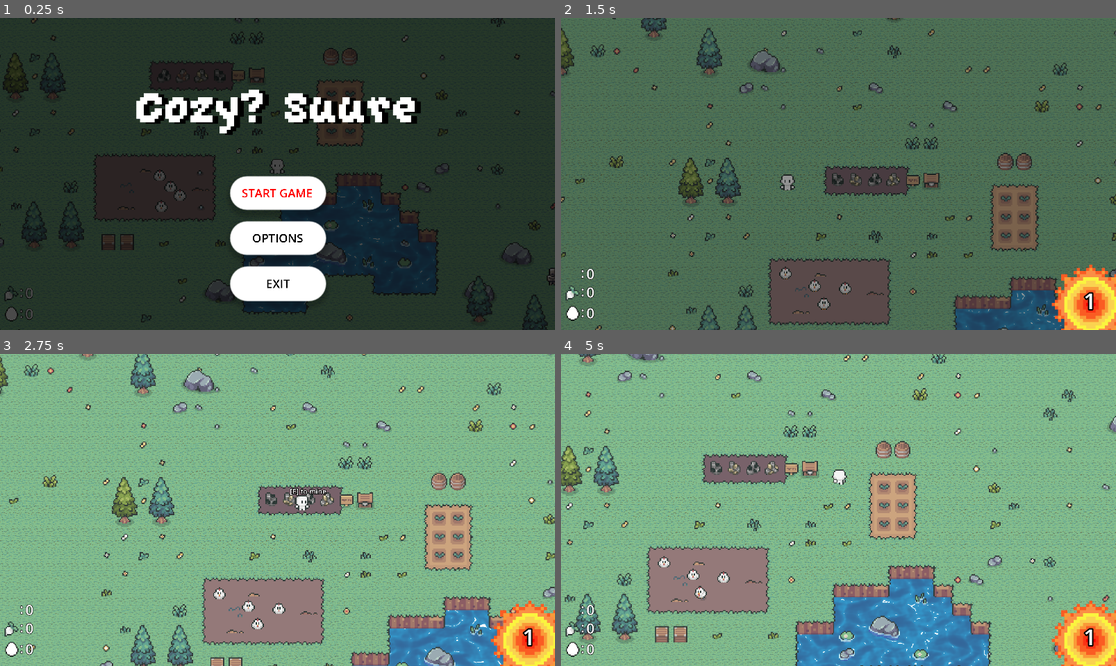
Above: before the commit, frames 1-4 (two rows, left to right).
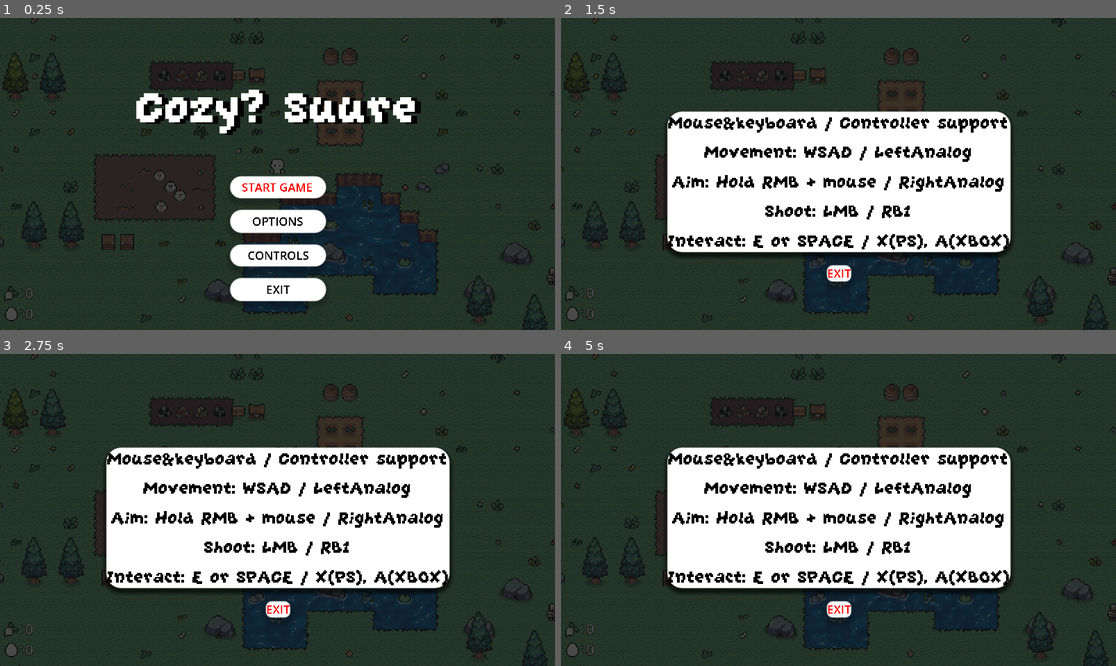
Above: after the commit, the same moments.

Repository: Lord-of-Madness/GameJam2024
Game: Godot game, scene res://Scenes/main_menu.tscn
Same seed, same stepped clock (60 frames per second), same inputs: the game is played once before the commit and once after it. The engine's default icon, where the game draws it, is replaced by a stand-in: a white triangle on a blue panel in a dark square.
Inputs (mouse positions are in pixels of both pictures, inside the frame that each line leads up to):
- Up to frame 1 (0.25 s): no input
- Up to frame 2 (1.5 s): click (838, 255) at 0.5 s, where only the run after the commit has a clickable "CONTROLS"; click (838, 192) at 1.25 s, where only the run before the commit has a clickable "START GAME"
- Up to frame 3 (2.75 s): move the mouse to (399, 494) at 2.02 s; hold D (right) from 2.03 s (still down); hold Right mouse button (Aim) from 2.03 s (still down); click (399, 494) at 2.3 s
- Up to frame 4 (5 s): move the mouse to (727, 525) at 2.77 s; release D (right) at 2.78 s; release Right mouse button (Aim) at 2.78 s; hold S (down) 2.78-3.53 s; click (727, 525) at 2.85 s; right-click (727, 525) at 3.05 s; move the mouse to (894, 441) at 3.52 s; hold D (right) 3.53-4.28 s; hold Right mouse button (Aim) 3.53-4.28 s; click (894, 441) at 3.8 s; move the mouse to (810, 572) at 4.27 s; hold W (up) from 4.28 s (still down); click (810, 572) at 4.35 s; right-click (810, 572) at 4.55 s

The runs differ from the first frame. In frame 1, 3.9% of the frame differs, in the area x 41-59%, y 50-91%; in frame 2, 98%; in frame 3, 99%, in the area x 0-100%, y 0-100%; in frame 4, 99%.

Commit message:
Adding Controls_menu.tscn Adding useful exports

Diff:
--- /dev/null
+++ b/Scenes/Controls_menu.tscn
@@ -0,0 +1,121 @@
+[gd_scene load_steps=11 format=3 uid="uid://cnktx3401iyrj"]
+
+[ext_resource type="Script" path="res://Scripts/controls_menu.gd" id="1_ommph"]
+[ext_resource type="Texture2D" uid="uid://016a6jsty1i2" path="res://Art/menu_background1.png" id="2_qemk8"]
+[ext_resource type="Theme" uid="uid://n55nu4mrrfvt" path="res://Art/Themes/MenuTheme.tres" id="3_k78ga"]
+[ext_resource type="FontFile" uid="uid://41unicm4l3x" path="res://Art/Fonts/GrapeSoda.ttf" id="4_fp2jl"]
+
+[sub_resource type="StyleBoxTexture" id="StyleBoxTexture_i7qqk"]
+texture = ExtResource("2_qemk8")
+modulate_color = Color(0.290196, 0.290196, 0.290196, 1)
+
+[sub_resource type="StyleBoxFlat" id="StyleBoxFlat_pnt5g"]
+bg_color = Color(1, 1, 1, 1)
+corner_radius_top_left = 16
+corner_radius_top_right = 16
+corner_radius_bottom_right = 16
+corner_radius_bottom_left = 16
+shadow_size = 5
+shadow_offset = Vector2(0, 3.41)
+
+[sub_resource type="LabelSettings" id="LabelSettings_1ko1o"]
+line_spacing = 8.0
+font = ExtResource("4_fp2jl")
+font_size = 24
+font_color = Color(0, 0, 0, 1)
+
+[sub_resource type="StyleBoxFlat" id="StyleBoxFlat_uoyqj"]
+bg_color = Color(0.720467, 0.720468, 0.720467, 1)
+corner_radius_top_left = 16
+corner_radius_top_right = 16
+corner_radius_bottom_right = 16
+corner_radius_bottom_left = 16
+shadow_color = Color(0, 0, 0, 0.203922)
+shadow_size = 5
+shadow_offset = Vector2(0, 3.41)
+
+[sub_resource type="StyleBoxFlat" id="StyleBoxFlat_4cnhb"]
+bg_color = Color(0.450648, 0.450648, 0.450648, 1)
+corner_radius_top_left = 16
+corner_radius_top_right = 16
+corner_radius_bottom_right = 16
+corner_radius_bottom_left = 16
+shadow_color = Color(0, 0, 0, 0.203922)
+shadow_size = 5
+shadow_offset = Vector2(0, 3.41)
+
+[sub_resource type="StyleBoxFlat" id="StyleBoxFlat_c71y6"]
+bg_color = Color(1, 1, 1, 1)
+corner_radius_top_left = 5
+corner_radius_top_right = 5
+corner_radius_bottom_right = 5
+corner_radius_bottom_left = 5
+shadow_color = Color(0, 0, 0, 0.203922)
+shadow_size = 5
+shadow_offset = Vector2(0, 3.41)
+
+[node name="ControlsMenu" type="Control"]
+process_mode = 3
+layout_mode = 3
+anchors_preset = 15
+anchor_right = 1.0
+anchor_bottom = 1.0
+grow_horizontal = 2
+grow_vertical = 2
+script = ExtResource("1_ommph")
+
+[node name="Panel" type="Panel" parent="."]
+layout_mode = 1
+anchors_preset = 15
+anchor_right = 1.0
+anchor_bottom = 1.0
+grow_horizontal = 2
+grow_vertical = 2
+theme_override_styles/panel = SubResource("StyleBoxTexture_i7qqk")
+
+[node name="Controls" type="Label" parent="."]
+layout_mode = 1
+anchors_preset = 8
+anchor_left = 0.5
+anchor_top = 0.5
+anchor_right = 0.5
+anchor_bottom = 0.5
+offset_left = -148.0
+offset_top = -54.0
+offset_right = 222.0
+offset_bottom = 98.0
+grow_horizontal = 2
+grow_vertical = 2
+scale = Vector2(0.8, 0.8)
+theme = ExtResource("3_k78ga")
+theme_override_styles/normal = SubResource("StyleBoxFlat_pnt5g")
+text = "Mouse&keyboard / Controller support
+Movement: WSAD / LeftAnalog
+Aim: Hold RMB + mouse / RightAnalog
+Shoot: LMB / RB1
+Interact: E or SPACE / X(PS), A(XBOX)"
+label_settings = SubResource("LabelSettings_1ko1o")
+horizontal_alignment = 1
+vertical_alignment = 1
+
+[node name="Button3" type="Button" parent="."]
+layout_mode = 1
+anchors_preset = 8
+anchor_left = 0.5
+anchor_top = 0.5
+anchor_right = 0.5
+anchor_bottom = 0.5
+offset_left = -10.5
+offset_top = 79.0
+offset_right = 10.5
+offset_bottom = 93.0
+grow_horizontal = 2
+grow_vertical = 2
+size_flags_vertical = 3
+theme = ExtResource("3_k78ga")
+theme_override_styles/hover = SubResource("StyleBoxFlat_uoyqj")
+theme_override_styles/pressed = SubResource("StyleBoxFlat_4cnhb")
+theme_override_styles/normal = SubResource("StyleBoxFlat_c71y6")
+text = "EXIT"
+
+[connection signal="pressed" from="Button3" to="." method="_on_button_3_pressed"]
--- a/Scenes/main_game.gd
+++ b/Scenes/main_game.gd
@@ -3,9 +3,15 @@
 var Progress:ProgressBar
 var Darkness:CanvasLayer
 @onready var time:Timer = $Timer
+@export_group("Day Night Cycle")
 @export var daylenght = 10
 @export var nigthlenght = 10
-
+@export_group("Difficulty")
+##Max enemies at once on board -1 for no limit
+#@export var maxEnemies:int = -1
+#var CurrentEnemyNumber = 0
+##Number of enemies spawned per second
+@export var EnemiesPerSecond:int = 5
 @onready var grassShader:Shader = preload("res://Scenes/Grass.gdshader")
 @onready var bloodgrassShader:Shader = preload("res://Shaders/BloodGrass.gdshader")
 @onready var EnemyScenes:Array[PackedScene] = [
@@ -104,10 +110,10 @@
 
 func spawn():
 	if day: return
-	var toSpawn = 5
 	var rect:Rect2 = get_viewport_rect()
 	var PlPos = %BaseCharacter.position
-	for i in range(toSpawn):
+
+	for i in range(EnemiesPerSecond):
 
 		var newPos:Vector2
 		var sector = randi_range(0,3)
@@ -138,11 +144,11 @@
 		var tiledata:TileData = GrassMap.get_cell_tile_data(tilepos)
 
 		if(tiledata and GrassMap.get_cell_atlas_coords(tilepos)==Vector2i(1,1)):
-			print(tilepos)
-			var enemy:Enemy = EnemyScenes[rng.randi_range(0,2)].instantiate()
+			var enemy:Enemy = EnemyScenes[rng.randi_range(0,EnemyScenes.size()-1)].instantiate()
 			enemy.position = newPos
 			add_child(enemy)
 			enemy.activate()
+			#CurrentEnemyNumber+=1
 
 func _on_nightbegins() -> void:
 	PlayerData.apply_damage_upgrade()
--- a/Scenes/main_menu.gd
+++ b/Scenes/main_menu.gd
@@ -28,3 +28,7 @@
 
 func _on_exit_pressed() -> void:
 	get_tree().quit()
+
+
+func _on_controls_pressed() -> void:
+	get_tree().change_scene_to_file("res://Scenes/Controls_menu.tscn")
--- a/Scenes/main_menu.tscn
+++ b/Scenes/main_menu.tscn
@@ -87,17 +87,28 @@
 layout_mode = 2
 size_flags_vertical = 3
 focus_neighbor_top = NodePath("../Button")
-focus_neighbor_bottom = NodePath("../Button3")
+focus_neighbor_bottom = NodePath("../CONTROLS")
 theme = ExtResource("3_fokky")
 theme_override_styles/hover = SubResource("StyleBoxFlat_ak1vb")
 theme_override_styles/pressed = SubResource("StyleBoxFlat_sqshh")
 theme_override_styles/normal = SubResource("StyleBoxFlat_xca8m")
 text = "OPTIONS"
 
+[node name="CONTROLS" type="Button" parent="VBoxContainer"]
+layout_mode = 2
+size_flags_vertical = 3
+focus_neighbor_top = NodePath("../Button2")
+focus_neighbor_bottom = NodePath("../Button3")
+theme = ExtResource("3_fokky")
+theme_override_styles/hover = SubResource("StyleBoxFlat_ak1vb")
+theme_override_styles/pressed = SubResource("StyleBoxFlat_sqshh")
+theme_override_styles/normal = SubResource("StyleBoxFlat_xca8m")
+text = "CONTROLS"
+
 [node name="Button3" type="Button" parent="VBoxContainer"]
 layout_mode = 2
 size_flags_vertical = 3
-focus_neighbor_top = NodePath("../Button2")
+focus_neighbor_top = NodePath("../CONTROLS")
 theme = ExtResource("3_fokky")
 theme_override_styles/hover = SubResource("StyleBoxFlat_ak1vb")
 theme_override_styles/pressed = SubResource("StyleBoxFlat_sqshh")
@@ -127,4 +138,5 @@
 
 [connection signal="pressed" from="VBoxContainer/Button" to="." method="_on_start_pressed"]
 [connection signal="pressed" from="VBoxContainer/Button2" to="." method="_on_options_pressed"]
+[connection signal="pressed" from="VBoxContainer/CONTROLS" to="." method="_on_controls_pressed"]
 [connection signal="pressed" from="VBoxContainer/Button3" to="." method="_on_exit_pressed"]
--- /dev/null
+++ b/Scripts/controls_menu.gd
@@ -0,0 +1,9 @@
+extends Control
+
+
+func _ready() -> void:
+	$Button3.grab_focus()
+
+
+func _on_button_3_pressed() -> void:
+	get_tree().change_scene_to_file("res://Scenes/main_menu.tscn")
